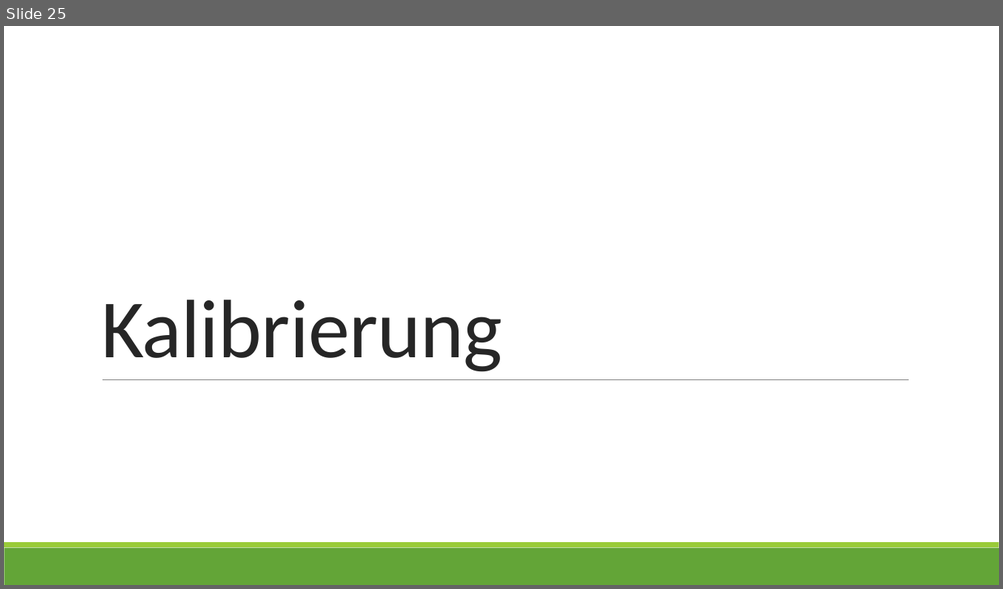
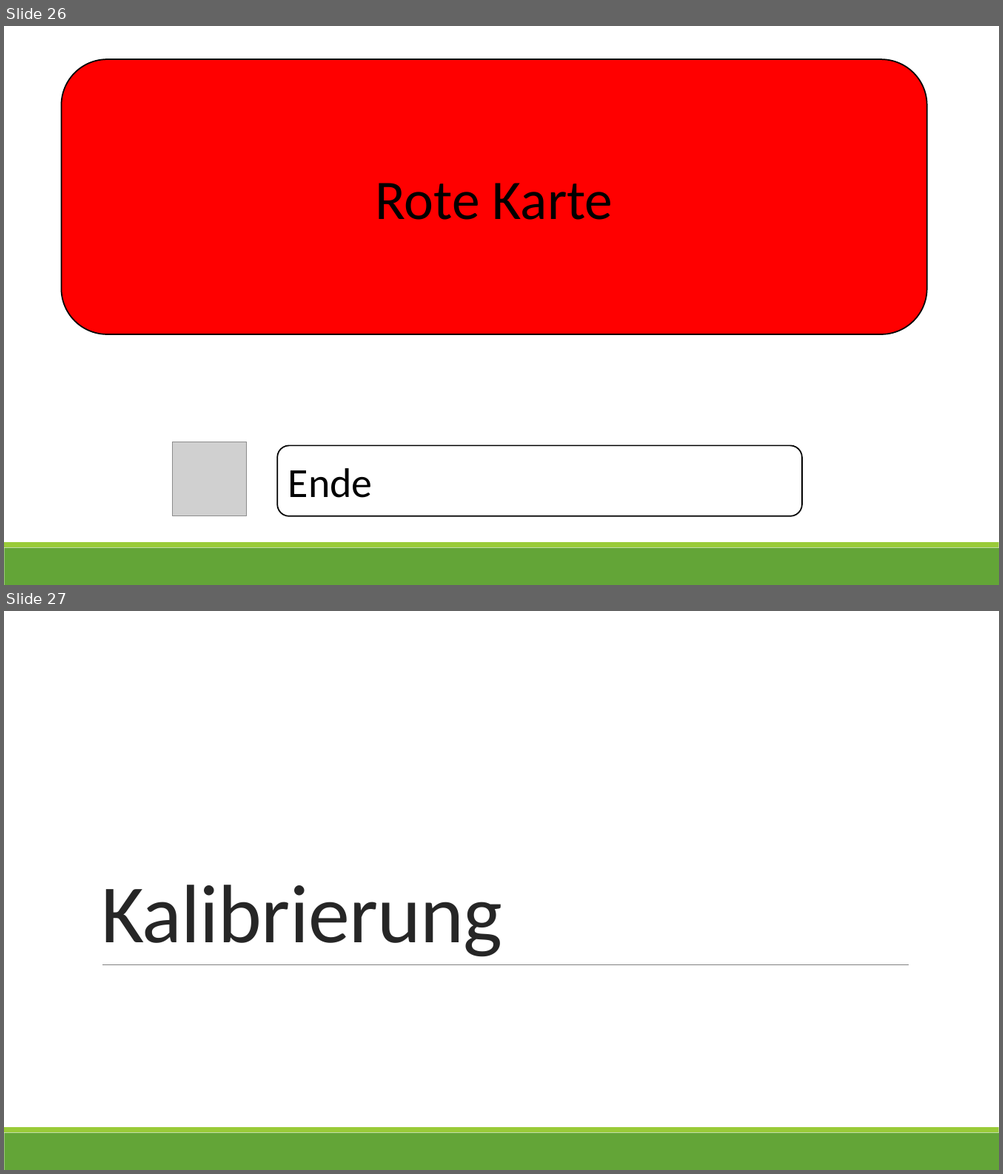
Before and after one commit to ginaamri/Mandy-PhD, a slide deck: studies/Laborstudie ProVisioNET/Scripts/2_script_provisionet_AL.pptx. Shown one above the other, each under a label of ours: slide 25 before the commit, slides 26 and 27 after it. The pictures are 1003x589 and 1003x1174 pixels, drawn with LibreOffice and Linux fonts; fonts in the diff are those of the drawing; grey boxes stand for pictures. Boxes give left, top, right and bottom in pixels: in the first picture for what was removed or moved away, otherwise in the second. Text is boxed around its words. In the diff, an @@ line names an element or a change of style, - is before the commit and + after.

```diff
--- a/studies/Laborstudie ProVisioNET/Scripts/2_script_provisionet_AL.pptx
+++ b/studies/Laborstudie ProVisioNET/Scripts/2_script_provisionet_AL.pptx
@@ slide 26 added at bbox=[4, 26, 999, 585], background #FFFFFF; not listed: 2 template elements that a slide beside it also shows @@
@@ rounded rectangle added at bbox=[62, 59, 927, 335], fill #FF0000, outline #000000 1.25 pt, 54 pt, text #000000 @@
+Rote Karte
@@ picture added at bbox=[172, 443, 247, 517] @@
@@ rounded rectangle added at bbox=[277, 446, 802, 517], fill #FFFFFF, outline #000000 1.25 pt, 40 pt, text #000000 @@
+Ende
@@ what was slide 25 is now slide 27 @@
```
Also in this commit, not shown: 19 slides changed, 2 other slides added, 1 slide removed, 8 other files.
